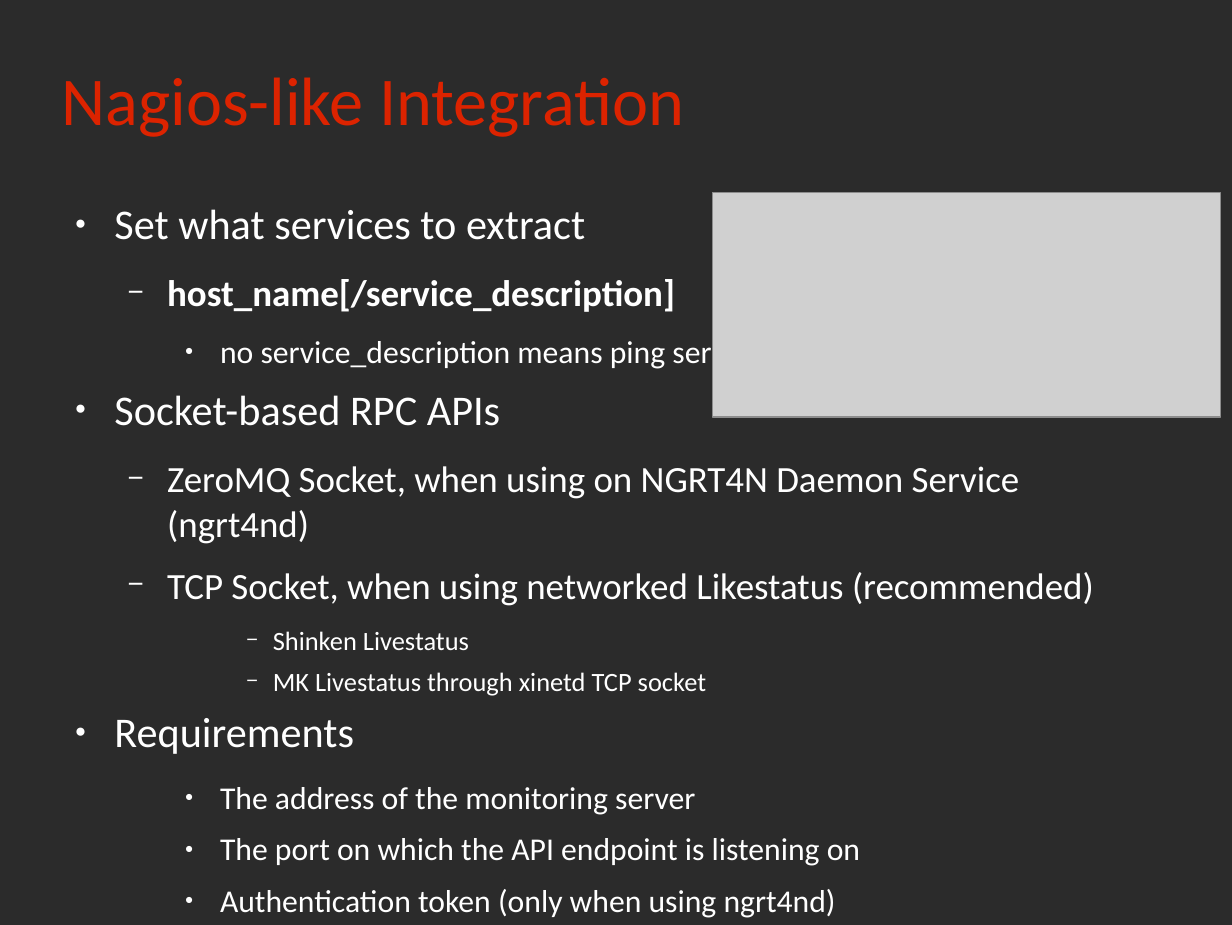
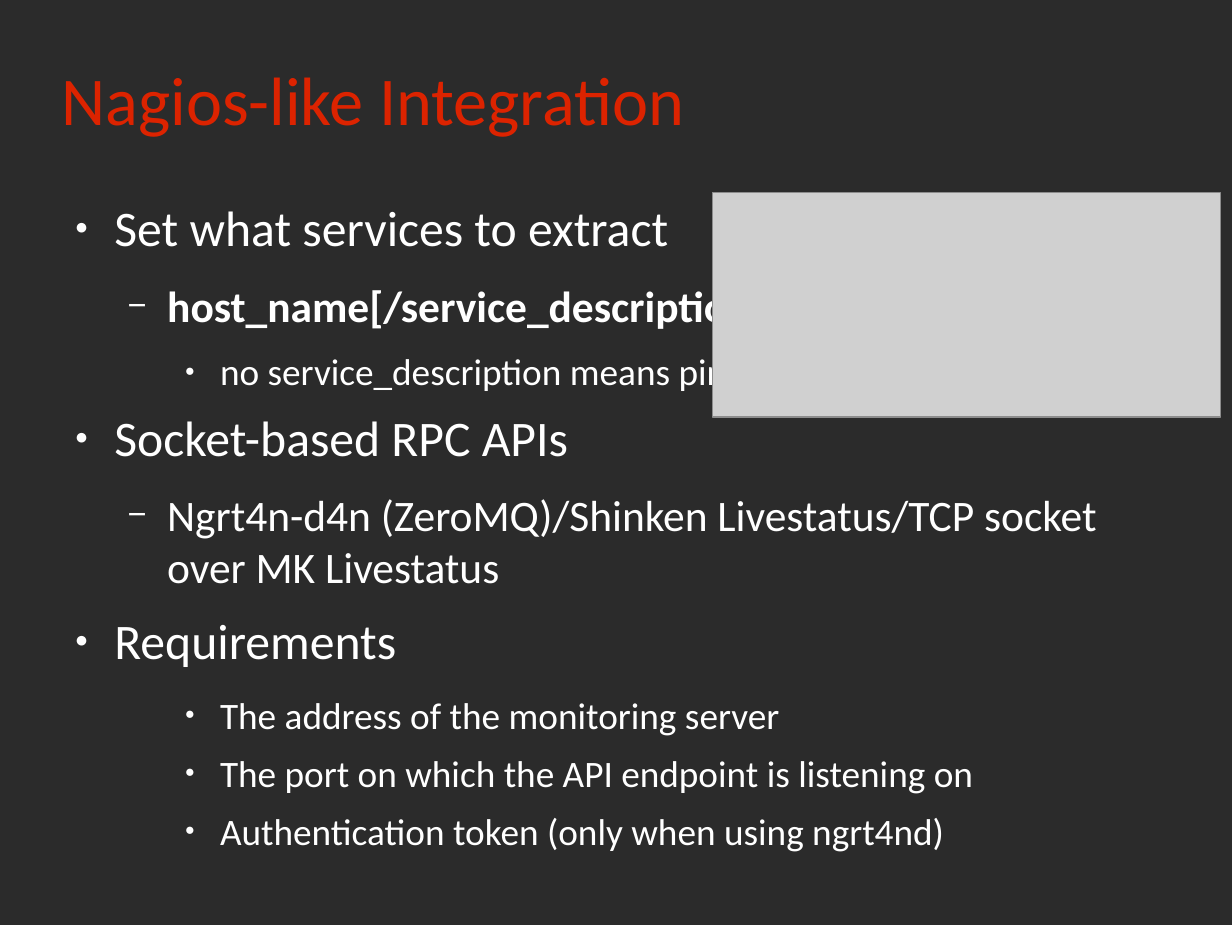
Before and after one commit to rchakode/realopinsight, a slide deck: slide 25 of doc/talks/rmll-2013.odp (slide 22 before the commit). Drawn at 1232x925 pixels with LibreOffice and Linux fonts; fonts in the diff are those of the drawing; grey boxes stand for pictures; background and template pictures are left out; a plain dark background stands for a picture behind light text. Boxes give left, top, right and bottom in pixels: in the first picture for what was removed or moved away, otherwise in the second. Text is boxed around its words. In the diff, an @@ line names an element or a change of style, - is before the commit and + after.

```diff
--- a/doc/talks/rmll-2013.odp
+++ b/doc/talks/rmll-2013.odp
@@ text at [114, 211, 973, 852]: size 27.2 to 32 pt in "Set what services to extract", "Socket-based RPC APIs", "Requirements"; size 23.8 to 28 pt in "host_name[/service_description]"; size 20.4 to 24 pt in "no service_description means ping service", "The address of the monitoring server", "The port on which the API endpoint ...", "Authentication token (only when using ngrt4nd)" @@
@@ text at [167, 499, 1096, 584]: text changed; size 23.8 to 28 pt @@
-  − ZeroMQ Socket, when using on NGRT4N Daemon Service (ngrt4nd)
-  − TCP Socket, when using networked Likestatus (recommended)
-      − Shinken Livestatus
-      − MK Livestatus through xinetd TCP socket
+  − Ngrt4n-d4n (ZeroMQ)/Shinken Livestatus/TCP socket over MK Livestatus
```
Also in this commit, not shown: 16 other slides changed, 5 slides added, 2 slides removed.
